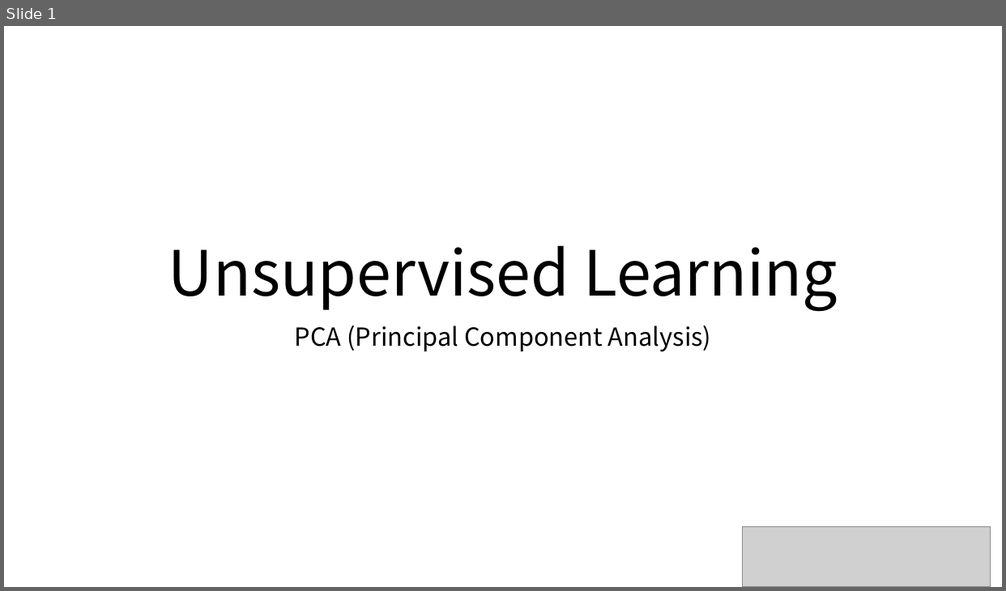
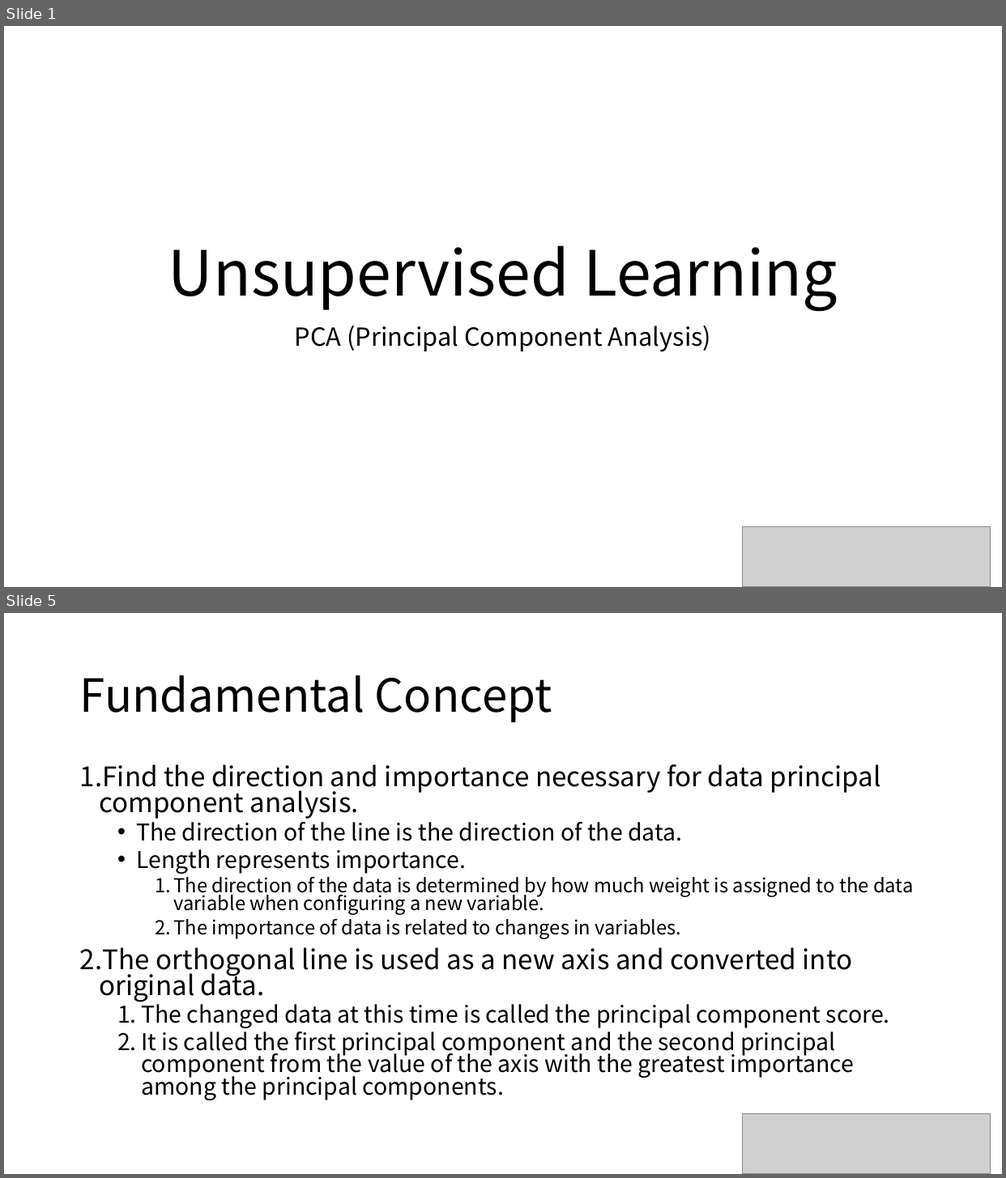
Before and after one commit to majorWallet/Machine_Learning_Algorithms_Library, a slide deck: 3-10_PCA.pptx. Shown one above the other, each under a label of ours: slide 1 before the commit, slides 1 and 5 after it; the slides between them are not shown. The pictures are 1006x591 and 1006x1178 pixels, drawn with LibreOffice and Linux fonts; fonts in the diff are those of the drawing; grey boxes stand for pictures. Boxes give left, top, right and bottom in pixels: in the first picture for what was removed or moved away, otherwise in the second. Text is boxed around its words. In the diff, an @@ line names an element or a change of style, - is before the commit and + after.

```diff
--- a/3-10_PCA.pptx
+++ b/3-10_PCA.pptx
@@ slide 5 added at <box>4,613,1002,1174</box>, background #FFFFFF @@
@@ title added at <box>80,675,552,722</box>, 44 pt, text #000000 @@
+Fundamental Concept
@@ text added at <box>80,764,913,1101</box>, 22.2 pt, text #000000 @@
+1. Find the direction and importance necessary for data principal component analysis.
+  • The direction of the line is the direction of the data.
+  • Length represents importance.
+    1. The direction of the data is determined by how much weight is assigned to the data variable when configuring a new variable.
+    2. The importance of data is related to changes in variables.
+2. The orthogonal line is used as a new axis and converted into original data.
+  1. The changed data at this time is called the principal component score.
+  2. It is called the first principal component and the second principal component from the value of the axis with the greatest importance among the principal components.
@@ picture added at <box>742,1114,991,1174</box> @@
```
Also in this commit, not shown: 12 other slides added, 12 other files.
